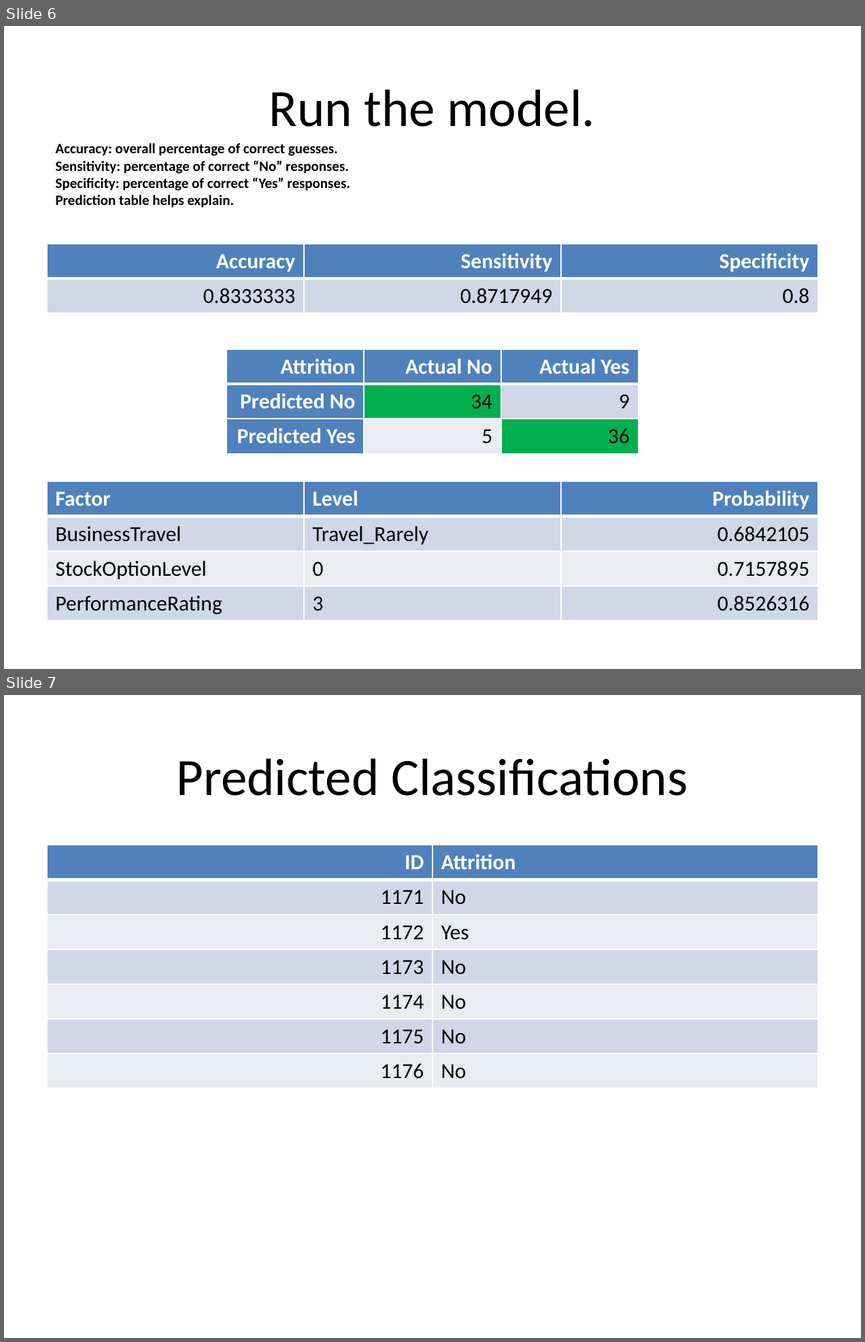
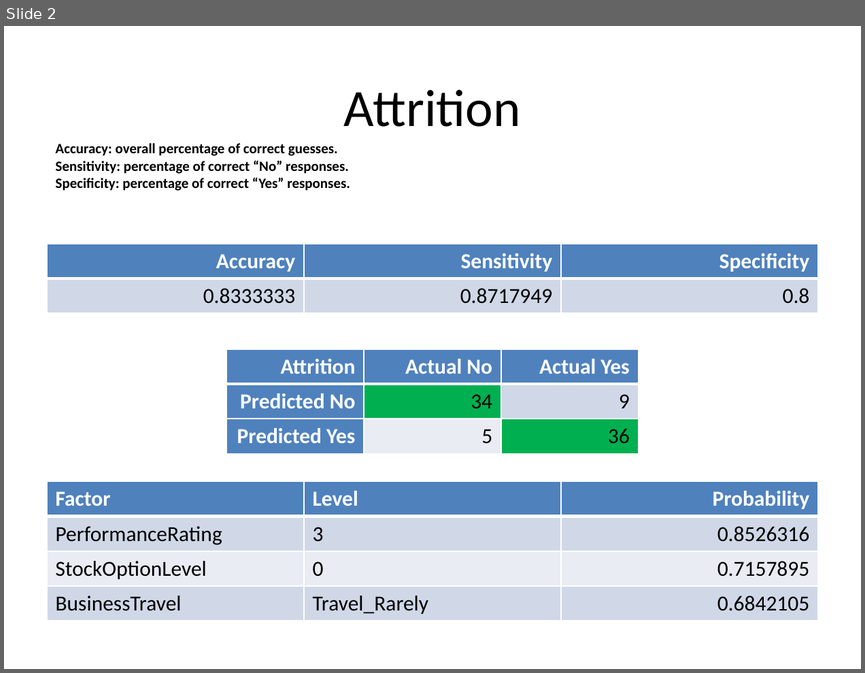
Before and after one commit to msherga/CaseStudy2DDS, a slide deck: Slides/casestudy2ppt.pptx. Shown one above the other, each under a label of ours: slides 6 and 7 before the commit, slide 2 after it. The pictures are 865x1342 and 865x673 pixels, drawn with LibreOffice and Linux fonts; fonts in the diff are those of the drawing. Boxes give left, top, right and bottom in pixels: in the first picture for what was removed or moved away, otherwise in the second. Text is boxed around its words. In the diff, an @@ line names an element or a change of style, - is before the commit and + after.

```diff
--- a/Slides/casestudy2ppt.pptx
+++ b/Slides/casestudy2ppt.pptx
@@ slide 7 removed at (x1=4, y1=695, x2=861, y2=1338), background #FFFFFF @@
@@ title removed at (x1=177, y1=758, x2=687, y2=796) @@
-Predicted Classifications
@@ table removed at (x1=47, y1=845, x2=818, y2=1085), 7 rows, 2 columns @@
-ID | Attrition
-1171 | No
-1172 | Yes
-1173 | No
-1174 | No
-1175 | No
-1176 | No
@@ what was slide 6 is now slide 2 @@
@@ slide 2 changed as well @@
@@ title at (x1=344, y1=89, x2=521, y2=127): text changed @@
-Run the model.
+Attrition
@@ text at (x1=56, y1=143, x2=350, y2=191): text changed @@
-Accuracy: overall percentage of correct guesses.
-Sensitivity: percentage of correct “No” responses.
-Specificity: percentage of correct “Yes” responses.
-Prediction table helps explain.
+Accuracy: overall percentage of correct guesses.
+Sensitivity: percentage of correct “No” responses.
+Specificity: percentage of correct “Yes” responses.
@@ table at (x1=47, y1=481, x2=818, y2=618) @@
+row 2: PerformanceRating | 3 | 0.8526316
+row 3: StockOptionLevel | 0 | 0.7157895
-row 3: StockOptionLevel | 0 | 0.7157895
-row 4: PerformanceRating | 3 | 0.8526316
```
Also in this commit, not shown: 6 other slides changed, 3 slides added, 5 other slides removed, 14 other files.
